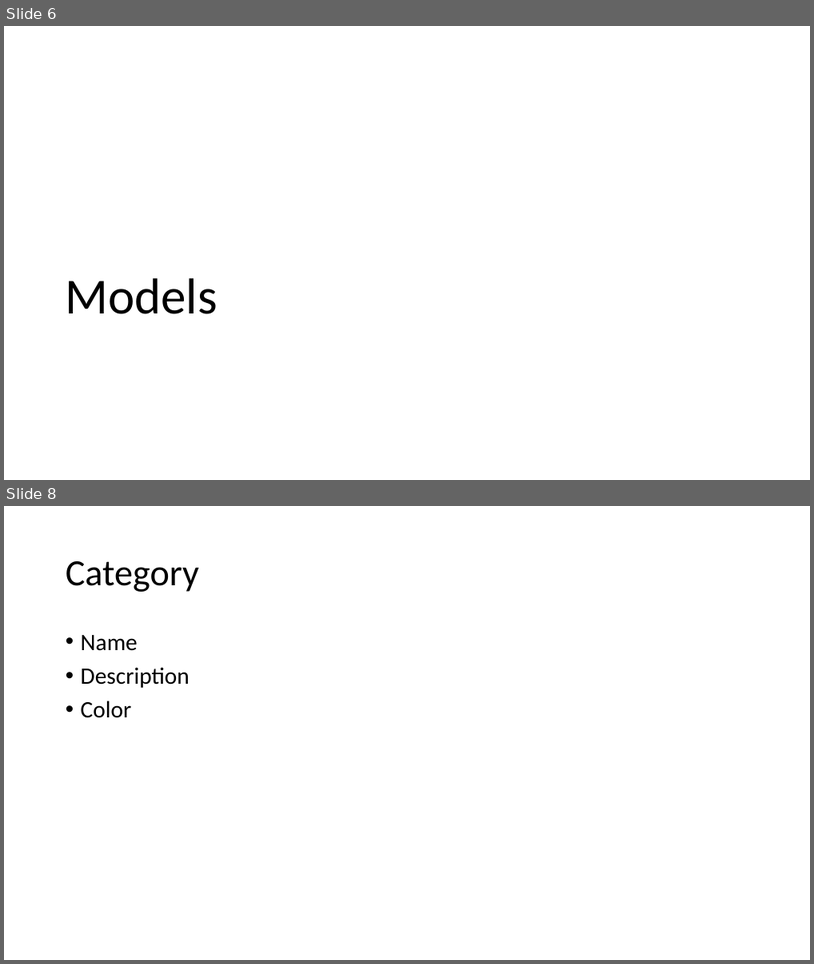
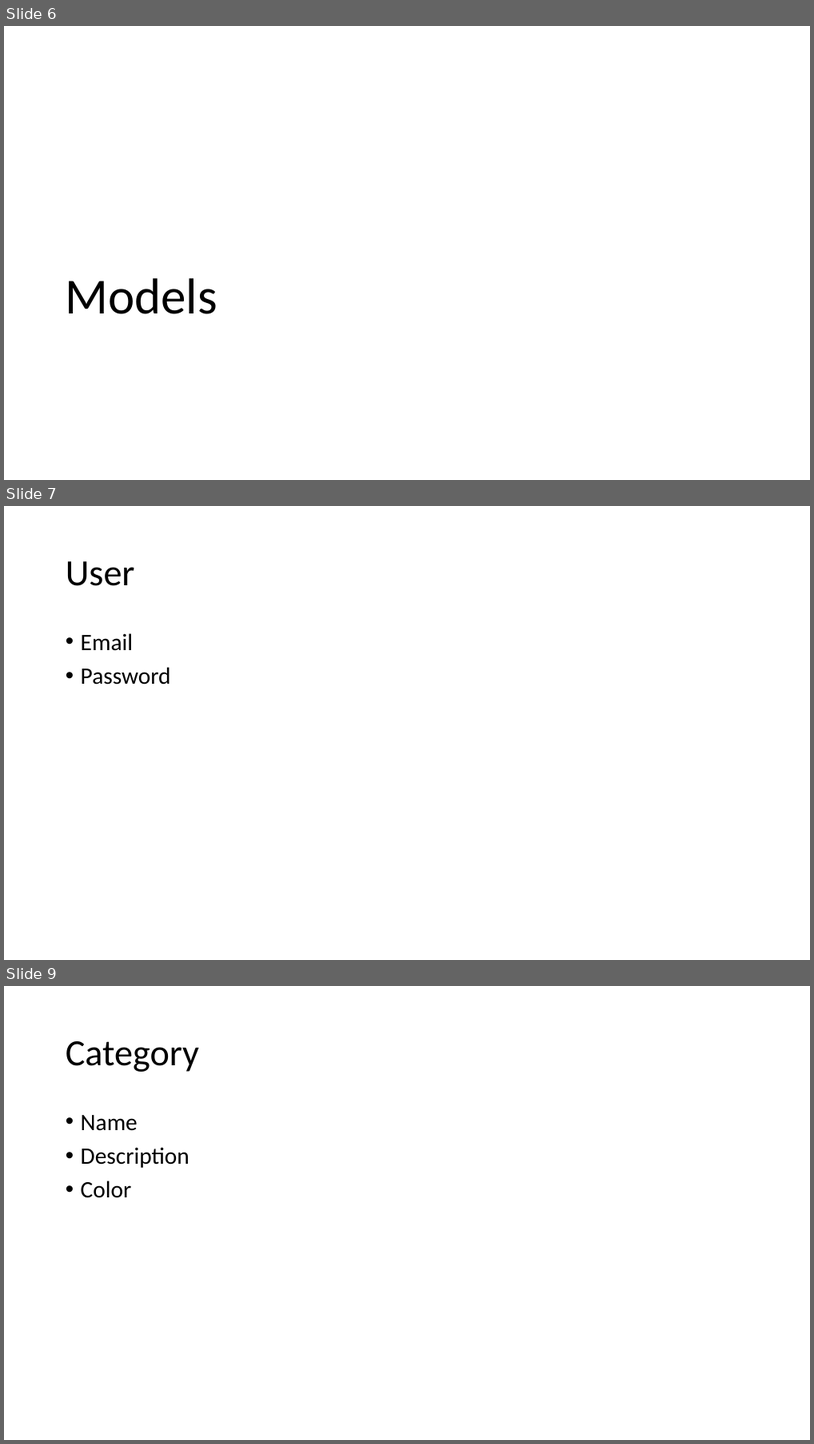
Before and after one commit to ymijsters/careerplanapp, a slide deck: CareerPlanApp.pptx. Shown one above the other, each under a label of ours: slides 6 and 8 before the commit, slides 6, 7 and 9 after it; the slides between them are not shown. The pictures are 814x964 and 814x1444 pixels, drawn with LibreOffice and Linux fonts; fonts in the diff are those of the drawing. Boxes give left, top, right and bottom in pixels: in the first picture for what was removed or moved away, otherwise in the second. Text is boxed around its words. In the diff, an @@ line names an element or a change of style, - is before the commit and + after.

```diff
--- a/CareerPlanApp.pptx
+++ b/CareerPlanApp.pptx
@@ slide 7 added at [4, 506, 810, 960], background #FFFFFF @@
@@ title added at [66, 561, 135, 586], 44 pt, text #000000 @@
+User
@@ text added at [81, 633, 171, 684], 28 pt, text #000000 @@
+• Email
+• Password
@@ what was slide 8 is now slide 9 @@
```
Also in this commit, not shown: 1 slide changed, 29 other files.
